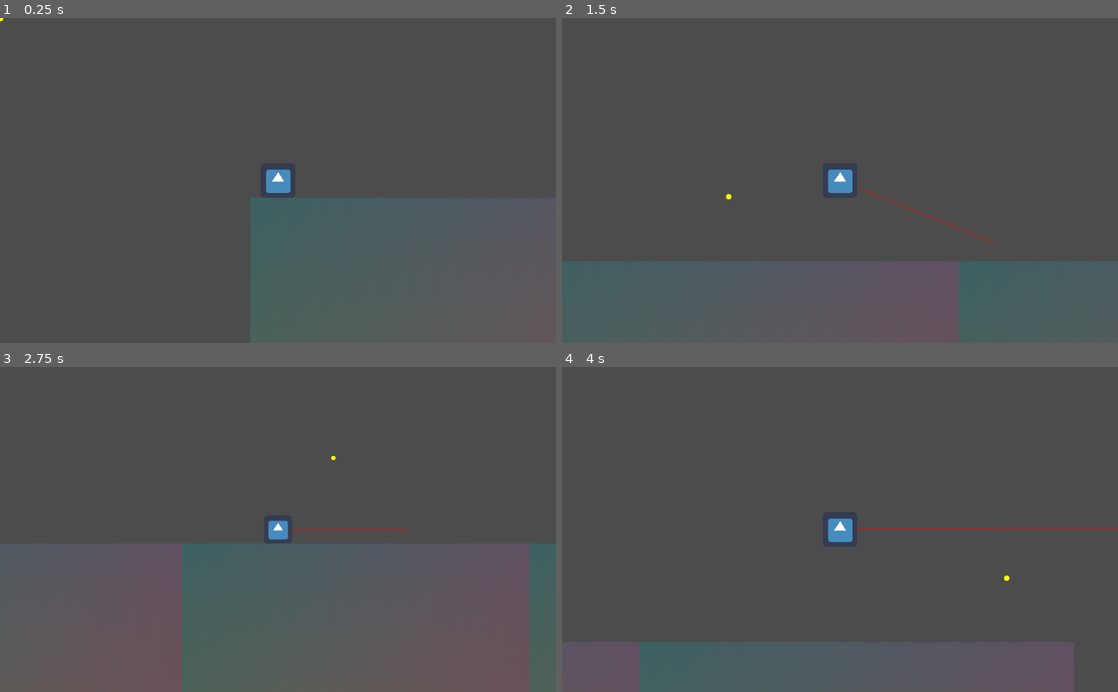
Above: before the commit, frames 1-4 (two rows, left to right).
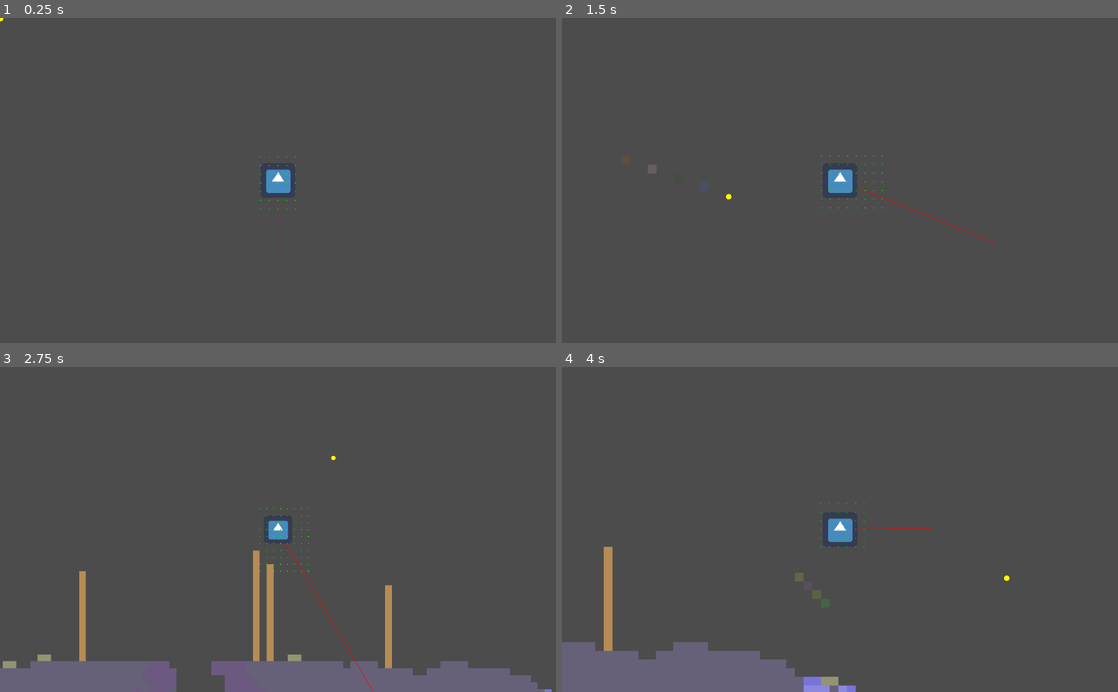
Above: after the commit, the same moments.

Repository: JaedanC/GoTeria
Game: Godot game, scene res://scenes/WorldSpawn/WorldSpawn.tscn
The game is run twice, just before and just after one commit, with the same random seed, the same clock (stepped at 60 frames per second) and the same inputs. The engine's default icon, where the game draws it, is replaced by a stand-in: a white triangle on a blue panel in a dark square.
Inputs (mouse positions are in pixels of both pictures, inside the frame that each line leads up to):
- Up to frame 1 (0.25 s): no input
- Up to frame 2 (1.5 s): move the mouse to (962, 164) at 0.52 s; hold D (move_right) from 0.53 s (still down); click (962, 164) at 0.6 s; tap Space (jump) at 0.77, 1.07 s; right-click (962, 164) at 0.8 s; move the mouse to (728, 196) at 1.27 s; right-click (728, 196) at 1.35 s; click (728, 196) at 1.42 s
- Up to frame 3 (2.75 s): tap Space (jump) at 1.52, 1.82 s; tap P (show_mappings) at 1.55 s; move the mouse to (333, 458) at 2.02 s; release D (move_right) at 2.03 s; hold A (move_left) from 2.03 s (still down); hold P (show_mappings) from 2.03 s (still down); click (333, 458) at 2.17 s; tap Mouse wheel down (zoom_in) at 2.3 s
- Up to frame 4 (4 s): move the mouse to (812, 594) at 2.77 s; release A (move_left) at 2.78 s; release P (show_mappings) at 2.78 s; hold D (move_right) from 2.78 s (still down); tap Mouse wheel down (zoom_in) at 2.85 s; click (812, 594) at 2.92 s; tap Space (jump) at 3.02, 3.32, 3.77, 3.8 s; tap Mouse wheel up (zoom_out) at 3.05 s; move the mouse to (1006, 578) at 3.52 s; hold Mouse wheel up (zoom_out) from 3.53 s (still down); click (1006, 578) at 3.67 s

The runs differ from the first frame. In frame 1, less than 0.1% of the frame differs, in the area x 46-54%, y 42-75%; in frame 2, less than 0.1%; in frame 3, 12%, in the area x 0-100%, y 43-100%; in frame 4, 6.4%.

Commit message:
Blocks render a Terraria image as solid

Diff:
--- a/scenes/Chunk/Chunk.gd
+++ b/scenes/Chunk/Chunk.gd
@@ -7,11 +7,16 @@
 var blocks = {
 }
 
+var terrain = null
+
+func _ready():
+	terrain = get_tree().get_root().find_node("Terrain", true, false)
+
 func _process(_delta):
 #	update()
 	pass
 
-func init(_chunk_position : Vector2, _block_count  : Vector2, _block_pixel_size : Vector2):
+func init(world_image: Image, _chunk_position : Vector2, _block_count  : Vector2, _block_pixel_size : Vector2):
 	"""
 	Chunks require a constructor to pass in all the data. Unfortunately this means
 	that you cannot mark this script as a tool and visually see the chunk. This
@@ -23,20 +28,32 @@
 	self.block_pixel_size = _block_pixel_size
 	self.position = block_pixel_size * chunk_position * block_count
 
+
+
+	world_image.lock()
+
 	for i in range(block_count.x):
 		for j in range(block_count.y):
 			var block_position = Vector2(i, j)
 			if !blocks.has(block_position):
 				blocks[block_position] = {}
 
-			blocks[block_position]["id"] = 1
-			blocks[block_position]["colour"] = Color(
-				abs(sin(((i + j) * 4) / 255.0)),
-				abs(sin((200 - (i * 2)) / 255.0)),
-				abs(sin((200 - (j * 3)) / 255.0)),
-				0.2
-#				abs(sin(randi()) - 0.5)
-			)
+			var block_pixel_position = self.chunk_position * block_count + block_position
+			var pixel = Color(world_image.get_pixelv(block_pixel_position))
+
+			if (pixel.a == 0):
+				blocks[block_position]["id"] = 0
+			else:
+				blocks[block_position]["id"] = 1
+			blocks[block_position]["colour"] = pixel
+#			blocks[block_position]["colour"] = Color(
+#				abs(sin(((i + j) * 4) / 255.0)),
+#				abs(sin((200 - (i * 2)) / 255.0)),
+#				abs(sin((200 - (j * 3)) / 255.0)),
+#				0.2
+##				abs(sin(randi()) - 0.5)
+#			)
+	world_image.unlock()
 
 
 func save_chunk():
--- a/scenes/Components/CollisionComponent.gd
+++ b/scenes/Components/CollisionComponent.gd
@@ -17,7 +17,7 @@
 	parent = get_parent()
 	parent_hitbox = parent.find_node("Hitbox", true, false)
 	parent_rigidbody = parent.find_node("Rigidbody", true, false)
-	parent.velocity
+#	parent.velocity
 
 func _physics_process(delta):
 	update_collision_visiblity_rect(delta)
@@ -52,7 +52,7 @@
 	for visible_block_point in get_hitbox_visibility_points(merged_parent_hitbox_rect):
 		if loaded_blocks.has(visible_block_point):
 			var existing_block_data = terrain.get_block_from_world_position(visible_block_point * terrain.block_pixel_size)
-			if existing_block_data["id"] == 0:
+			if existing_block_data["id"] == 0: # Don't add collision for air. TODO: use a future is_solid() method
 				continue
 			visible_blocks[visible_block_point] = loaded_blocks[visible_block_point]
 			loaded_blocks.erase(visible_block_point)
@@ -99,3 +99,12 @@
 #		self.parent.velocity.y = 0
 #	if self.parent_rigidbody.is_on_wall():
 #		self.parent.velocity.x = 0
+
+func _process(delta):
+	update()
+
+func _draw():
+	if (merged_parent_hitbox_rect != null):
+		for point in get_hitbox_visibility_points(merged_parent_hitbox_rect):
+			var world_location = point * terrain.block_pixel_size
+			draw_circle(world_location, 1, Color(0, 1, 0))
--- a/scenes/Player/Player.gd
+++ b/scenes/Player/Player.gd
@@ -61,8 +61,8 @@
 	if event.is_action_pressed("zoom_out"):
 		camera.zoom -= Vector2(0.25, 0.25)
 
-	camera.zoom.x = clamp(camera.zoom.x, 0.5, 3)
-	camera.zoom.y = clamp(camera.zoom.y, 0.5, 3)
+	camera.zoom.x = clamp(camera.zoom.x, 0.5, 5)
+	camera.zoom.y = clamp(camera.zoom.y, 0.5, 5)
 
 func get_visibility_points() -> Array:
 	"""
@@ -76,7 +76,8 @@
 		Vector2(0, 0),
 		Vector2(0, 1),
 		Vector2(1, 0),
-		Vector2(1, 1)
+		Vector2(1, 1),
+		...
 	]
 	"""
 	# Grab important data
--- a/scenes/Player/Player.tscn
+++ b/scenes/Player/Player.tscn
@@ -14,7 +14,6 @@
 script = ExtResource( 5 )
 
 [node name="Rigidbody" type="KinematicBody2D" parent="."]
-position = Vector2( 51, -57 )
 collision/safe_margin = 0.008
 
 [node name="Hitbox" type="CollisionShape2D" parent="Rigidbody"]
@@ -22,7 +21,6 @@
 one_way_collision = true
 
 [node name="Smoothing" type="Node2D" parent="."]
-position = Vector2( 51, -57 )
 script = ExtResource( 4 )
 target = NodePath("../Rigidbody")
 
--- a/scenes/Terrain/Terrain.gd
+++ b/scenes/Terrain/Terrain.gd
@@ -9,8 +9,13 @@
 var loaded_chunks = {}
 var player = null
 
+var world_image = null
+
 func _ready():
 	player = get_tree().get_root().find_node("Player", true, false)
+
+	world_image = Image.new()
+	world_image.load("res://blocks.png")
 #	generate_world()
 
 func _process(_delta):
@@ -102,13 +107,15 @@
 
 	# Instance a chunk
 	var chunk = chunk_scene.instance()
-	chunk.init(chunk_position,
+	add_child(chunk)
+	chunk.init(
+		world_image,
+		chunk_position,
 		chunk_block_count,
 		block_pixel_size
 	)
 	# Cache the chunk for future reference
 	loaded_chunks[chunk_position] = chunk
-	add_child(chunk)
 	return true
 
 func get_chunk_pixel_dimensions() -> Vector2:
--- a/scenes/Terrain/Terrain.tscn
+++ b/scenes/Terrain/Terrain.tscn
@@ -1,9 +1,23 @@
-[gd_scene load_steps=2 format=2]
+[gd_scene load_steps=3 format=2]
 
 [ext_resource path="res://scenes/Terrain/Terrain.gd" type="Script" id=1]
+[ext_resource path="res://blocks.png" type="Texture" id=2]
 
 [node name="Terrain" type="Node2D"]
 script = ExtResource( 1 )
 block_pixel_size = Vector2( 16, 16 )
 world_size_in_chunks = Vector2( 40, 20 )
 chunk_block_count = Vector2( 32, 32 )
+
+[node name="TextureRect" type="TextureRect" parent="."]
+visible = false
+margin_left = -7255.0
+margin_top = -3469.0
+margin_right = -3055.0
+margin_bottom = -2269.0
+rect_scale = Vector2( 16, 16 )
+texture = ExtResource( 2 )
+stretch_mode = 5
+__meta__ = {
+"_edit_use_anchors_": false
+}
--- a/scenes/WorldSpawn/ActionMapping.gd
+++ b/scenes/WorldSpawn/ActionMapping.gd
@@ -178,7 +178,8 @@
 	var event = type.new()
 	set_event_key(event, keycode)
 
-	if !(action in InputMap.get_actions()):
+#	if !(action in InputMap.get_actions()):
+	if !(InputMap.has_action(action)):
 		InputMap.add_action(action)
 	InputMap.action_add_event(action, event)
 
Binary file added: blocks.png
Not shown, added: blocks.png.import
